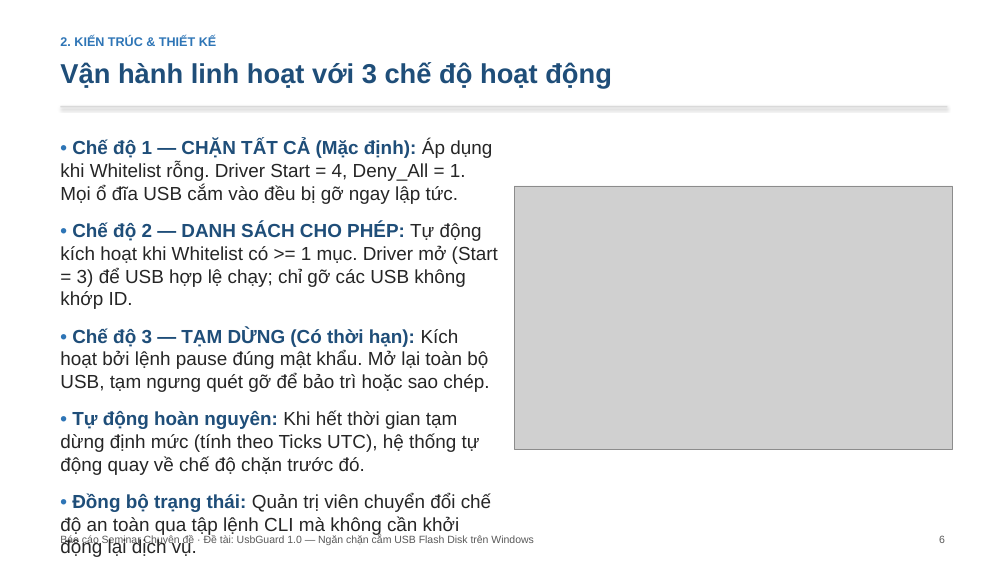
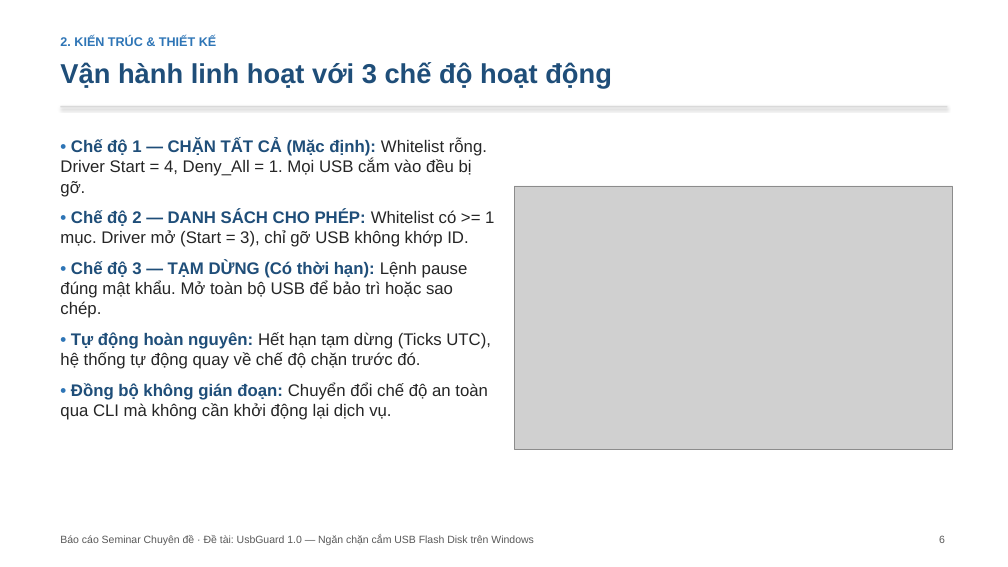
Before and after one commit to hungphamwp/usbguard, a slide deck: slide 6 of slide/SLIDE-UsbGuard.pptx. Drawn at 1008x567 pixels with LibreOffice and Linux fonts; fonts in the diff are those of the drawing; grey boxes stand for pictures. Boxes give left, top, right and bottom in pixels: in the first picture for what was removed or moved away, otherwise in the second. Text is boxed around its words. In the diff, an @@ line names an element or a change of style, - is before the commit and + after.

```diff
--- a/slide/SLIDE-UsbGuard.pptx
+++ b/slide/SLIDE-UsbGuard.pptx
@@ text at [60,139,494,420]: text changed; size 18 to 16 pt @@
-• Chế độ 1 — CHẶN TẤT CẢ (Mặc định): Áp dụng khi Whitelist rỗng. Driver Start = 4, Deny_All = 1. Mọi ổ đĩa USB cắm vào đều bị gỡ ngay lập tức.
-• Chế độ 2 — DANH SÁCH CHO PHÉP: Tự động kích hoạt khi Whitelist có >= 1 mục. Driver mở (Start = 3) để USB hợp lệ chạy; chỉ gỡ các USB không khớp ID.
-• Chế độ 3 — TẠM DỪNG (Có thời hạn): Kích hoạt bởi lệnh pause đúng mật khẩu. Mở lại toàn bộ USB, tạm ngưng quét gỡ để bảo trì hoặc sao chép.
-• Tự động hoàn nguyên: Khi hết thời gian tạm dừng định mức (tính theo Ticks UTC), hệ thống tự động quay về chế độ chặn trước đó.
-• Đồng bộ trạng thái: Quản trị viên chuyển đổi chế độ an toàn qua tập lệnh CLI mà không cần khởi động lại dịch vụ.
+• Chế độ 1 — CHẶN TẤT CẢ (Mặc định): Whitelist rỗng. Driver Start = 4, Deny_All = 1. Mọi USB cắm vào đều bị gỡ.
+• Chế độ 2 — DANH SÁCH CHO PHÉP: Whitelist có >= 1 mục. Driver mở (Start = 3), chỉ gỡ USB không khớp ID.
+• Chế độ 3 — TẠM DỪNG (Có thời hạn): Lệnh pause đúng mật khẩu. Mở toàn bộ USB để bảo trì hoặc sao chép.
+• Tự động hoàn nguyên: Hết hạn tạm dừng (Ticks UTC), hệ thống tự động quay về chế độ chặn trước đó.
+• Đồng bộ không gián đoạn: Chuyển đổi chế độ an toàn qua CLI mà không cần khởi động lại dịch vụ.
```
Also in this commit, not shown: 14 other slides changed, 11 other files.
